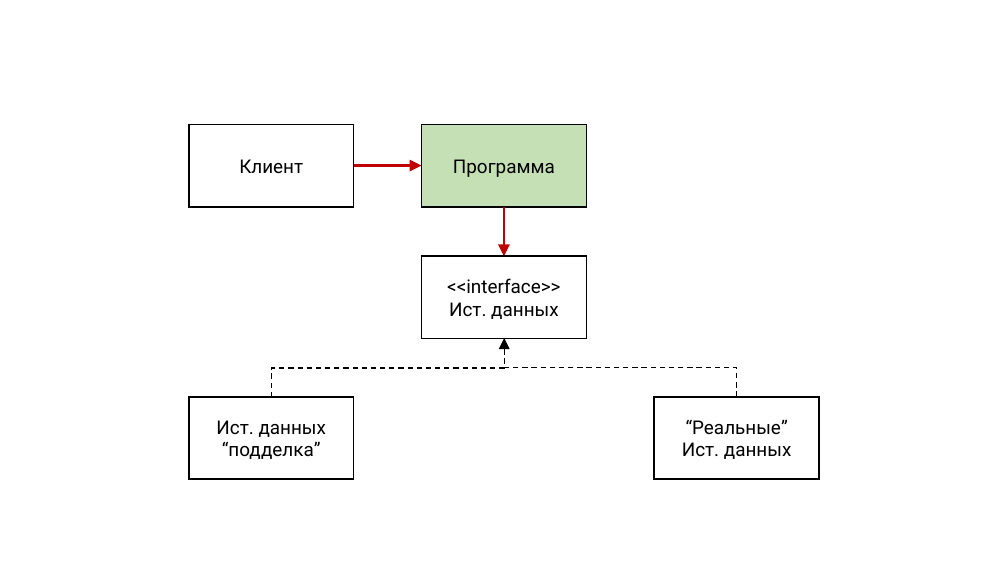
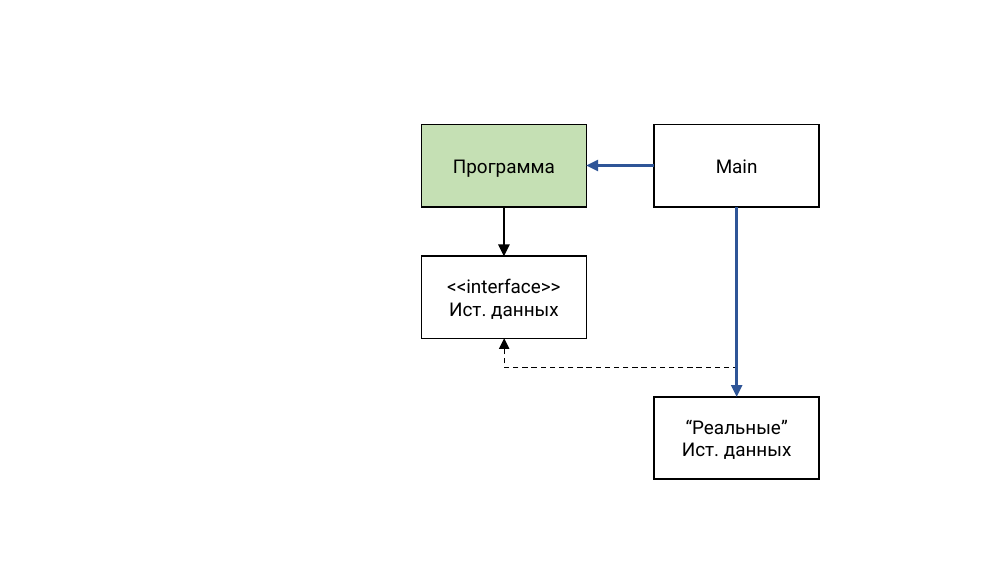
Before and after one commit to rkhaimov/brain-gym, a slide deck: slide 45 of Презентация.pptx. Drawn at 1008x567 pixels with LibreOffice and Linux fonts; fonts in the diff are those of the drawing; background and template pictures are left out. Boxes give left, top, right and bottom in pixels: in the first picture for what was removed or moved away, otherwise in the second. Text is boxed around its words. In the diff, an @@ line names an element or a change of style, - is before the commit and + after.

Commit message:
Format

```diff
--- a/Презентация.pptx
+++ b/Презентация.pptx
@@ rectangle removed at (x1=189, y1=124, x2=354, y2=206) @@
-Клиент
@@ rectangle added at (x1=654, y1=124, x2=819, y2=206), fill #FFFFFF, outline #000000 1.5 pt, 18 pt, text #000000 @@
+Main
@@ elbow arrow removed from (354, 166) to (422, 166) @@
@@ elbow arrow added from (654, 166) to (587, 166), #2F5597 2.25 pt @@
@@ elbow arrow (504, 207) - (504, 256): stroke #C00000 2.25 pt to #000000 2.25 pt @@
@@ elbow arrow added from (737, 207) to (737, 397), #2F5597 2.25 pt @@
@@ elbow arrow removed from (271, 397) to (504, 339) @@
@@ rectangle removed at (x1=189, y1=397, x2=354, y2=479) @@
-Ист. данных
-“подделка”
```
Also in this commit, not shown: 4 other slides changed, 1 slide removed.
